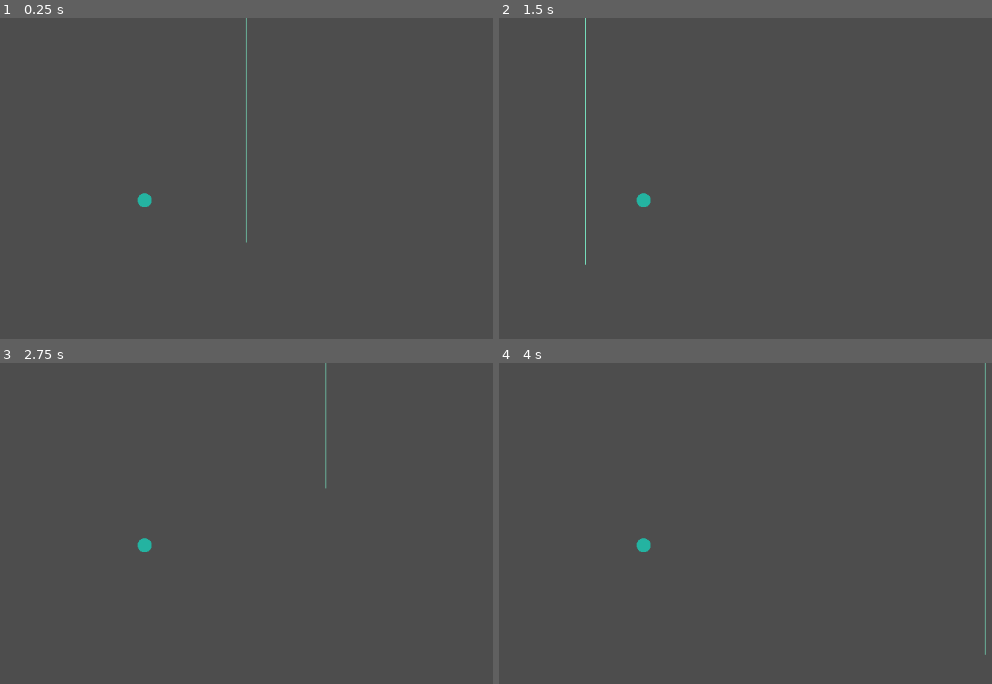
Above: before the commit, frames 1-4 (two rows, left to right).
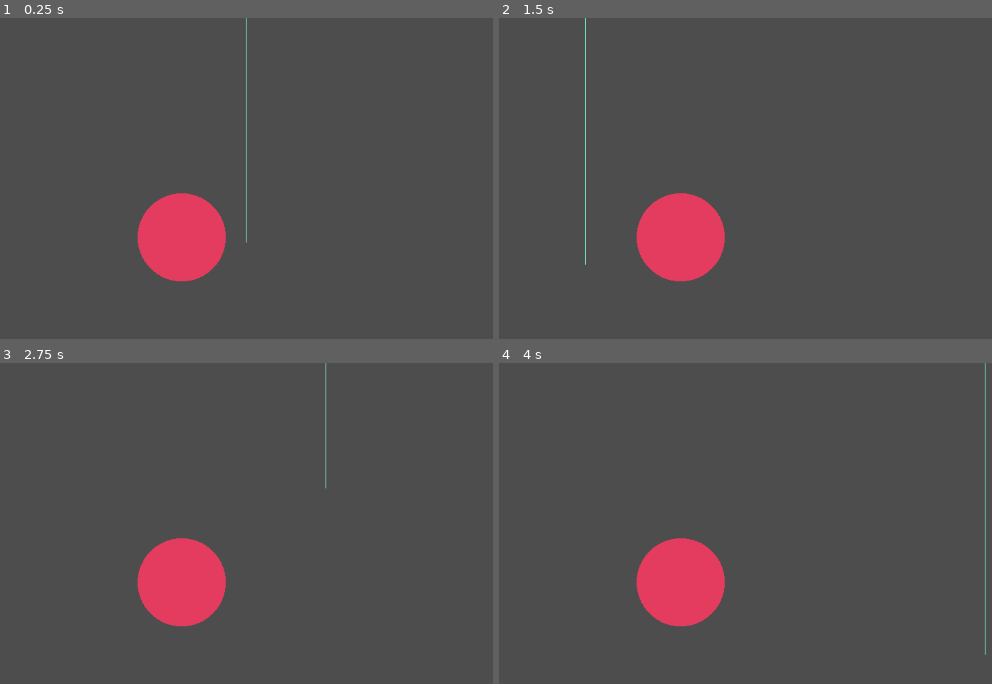
Above: after the commit, the same moments.

Repository: shaninalex/lineattractor
Game: Godot game, scene res://root.tscn
Same seed, same stepped clock (60 frames per second), same inputs: the game is played once before the commit and once after it.
Inputs (mouse positions are in pixels of both pictures, inside the frame that each line leads up to):
- Up to frame 1 (0.25 s): no input
- Up to frame 2 (1.5 s): tap Enter at 0.5 s; move the mouse to (922, 220) at 0.52 s; tap Space at 1.25 s; move the mouse to (587, 265) at 1.27 s
- Up to frame 3 (2.75 s): tap Enter at 2 s; move the mouse to (325, 488) at 2.02 s
- Up to frame 4 (4 s): tap Space at 2.75 s; move the mouse to (706, 677) at 2.77 s; tap Enter at 3.5 s; move the mouse to (987, 655) at 3.52 s

The runs differ from the first frame. In frame 1, 4.0% of the frame differs, in the area x 27-46%, y 54-83%; in frame 2, 4.0%; in frame 3, 4.0%; in frame 4, 4.0%.

Commit message:
feat: managers

Diff:
--- a/circle.gdshader
+++ b/circle.gdshader
@@ -1,12 +1,11 @@
 shader_type canvas_item;
 
 uniform vec4 circle_color : source_color = vec4(1.0, 1.0, 1.0, 1.0);
-uniform float radius : hint_range(0.0, 1.0) = 1.0;
 
 void fragment() {
     vec2 uv = (UV - vec2(0.5)) * 2.0;
     float dist = length(uv);
-    if (dist > radius) {
+    if (dist > 1.0) {
         discard;
     }
     COLOR = circle_color;
--- /dev/null
+++ b/init_map.gd
@@ -0,0 +1,5 @@
+extends Node2D
+
+func _ready() -> void:
+	# init map
+	pass
--- a/path.gd
+++ b/path.gd
@@ -7,7 +7,7 @@
 	default_color = Color.AQUAMARINE
 	width = 1
 
-func _process(delta: float) -> void:
+func _process(_delta: float) -> void:
 	var start = get_global_mouse_position()
 	update_course(start, Vector2.UP)
 
@@ -15,4 +15,5 @@
 	clear_points()
 	for i in course_length:
 		var point = start + direction * step * i
+		#path_manager.simulate_path()
 		add_point(point)
--- /dev/null
+++ b/path_manager.gd
@@ -0,0 +1,21 @@
+class_name PathManager extends Node
+
+func simulate_path(start_pos: Vector2, start_velocity: Vector2, bodies: Array[Planet], steps := 500, dt := 0.1) -> PackedVector2Array:
+	var path := PackedVector2Array()
+	var pos := start_pos
+	var vel := start_velocity
+
+	for i in steps:
+		var acc := Vector2.ZERO
+		for body in bodies:
+			var r : Vector2 = body.global_position - pos
+			var distance_sq := r.length_squared()
+			if distance_sq < 1.0:
+				continue # avoid division by zero
+			acc += body.planet_mass * r.normalized() / distance_sq
+
+		vel += acc * dt
+		pos += vel * dt
+		path.append(pos)
+
+	return path
--- a/planet.gd
+++ b/planet.gd
@@ -1 +1,6 @@
-extends Node3D
+class_name Planet
+
+var planet_mass: float
+var planet_name: String
+var planet_color: Color
+var planet_size: float
--- /dev/null
+++ b/planet_item.gd
@@ -0,0 +1,23 @@
+extends Node2D
+
+@onready var planet: Planet = Planet.new()
+@onready var _colorRect: ColorRect = $ColorRect
+
+@export var planet_mass: float
+@export var planet_name: String
+@export var planet_color: Color
+@export var planet_size: float
+
+func _ready() -> void:
+	planet.planet_mass = planet_mass
+	planet.planet_name = planet_name
+	planet.planet_color = planet_color
+	planet.planet_size = planet_size
+
+	# draw planet
+	var mat := _colorRect.material as ShaderMaterial
+	mat.set_shader_parameter("circle_color", planet_color)
+	_colorRect.set_size(Vector2(planet_size, planet_size))
+
+	# register planet
+	p_manager.register_planet(planet)
--- /dev/null
+++ b/planet_manager.gd
@@ -0,0 +1,9 @@
+class_name PlanetManager extends Node
+
+var planets: Array[Planet] = []
+
+func register_planet(planet: Planet) -> void:
+	planets.append(planet)
+
+func get_all() -> Array[Planet]:
+	return planets
--- a/project.godot
+++ b/project.godot
@@ -15,6 +15,11 @@
 config/features=PackedStringArray("4.4", "GL Compatibility")
 config/icon="res://icon.svg"
 
+[autoload]
+
+p_manager="*res://planet_manager.gd"
+path_manager="*res://path_manager.gd"
+
 [physics]
 
 2d/default_gravity=0.0
--- a/root.tscn
+++ b/root.tscn
@@ -1,35 +1,34 @@
 [gd_scene load_steps=6 format=3 uid="uid://pj8oxgiqjgf5"]
 
+[ext_resource type="Script" uid="uid://dfh2ok1lx71wg" path="res://init_map.gd" id="1_28aoi"]
 [ext_resource type="Shader" uid="uid://cfebarb8qhxqv" path="res://circle.gdshader" id="1_pq8q7"]
-[ext_resource type="Script" uid="uid://dmtv83njlgh2g" path="res://planet.gd" id="1_vvh5c"]
+[ext_resource type="Script" uid="uid://s7w5cob65u8h" path="res://planet_item.gd" id="1_vvh5c"]
 [ext_resource type="Script" uid="uid://bh4wmhgd1qvw3" path="res://path.gd" id="2_pyidc"]
-
-[sub_resource type="CircleShape2D" id="CircleShape2D_pyidc"]
 
 [sub_resource type="ShaderMaterial" id="ShaderMaterial_vvh5c"]
 shader = ExtResource("1_pq8q7")
 shader_parameter/circle_color = Color(0.141176, 0.701961, 0.631373, 1)
-shader_parameter/radius = 1.0
 
-[node name="Node2D" type="Node2D"]
+[node name="MapRoot" type="Node2D"]
+script = ExtResource("1_28aoi")
 
 [node name="Camera2D" type="Camera2D" parent="."]
 position = Vector2(576, 323)
 
-[node name="Planet" type="AnimatableBody2D" parent="."]
-position = Vector2(429, 262)
-script = ExtResource("1_vvh5c")
-
-[node name="CollisionShape2D" type="CollisionShape2D" parent="Planet"]
-shape = SubResource("CircleShape2D_pyidc")
-
-[node name="ColorRect" type="ColorRect" parent="Planet"]
-material = SubResource("ShaderMaterial_vvh5c")
-offset_left = -10.0
-offset_top = -10.0
-offset_right = 30.0
-offset_bottom = 30.0
-scale = Vector2(0.50848, 0.50848)
-
 [node name="Line2D" type="Line2D" parent="."]
 script = ExtResource("2_pyidc")
+
+[node name="Ceres" type="Node2D" parent="."]
+script = ExtResource("1_vvh5c")
+planet_mass = 1000.0
+planet_name = "Ceres"
+planet_color = Color(0.888542, 0.233902, 0.367368, 1)
+planet_size = 250.0
+
+[node name="ColorRect" type="ColorRect" parent="Ceres"]
+material = SubResource("ShaderMaterial_vvh5c")
+offset_left = 419.0
+offset_top = 252.0
+offset_right = 459.0
+offset_bottom = 292.0
+scale = Vector2(0.50848, 0.50848)
Not shown, added: init_map.gd.uid
Not shown, added: path_manager.gd.uid
Not shown, added: planet_item.gd.uid
Not shown, added: planet_manager.gd.uid
